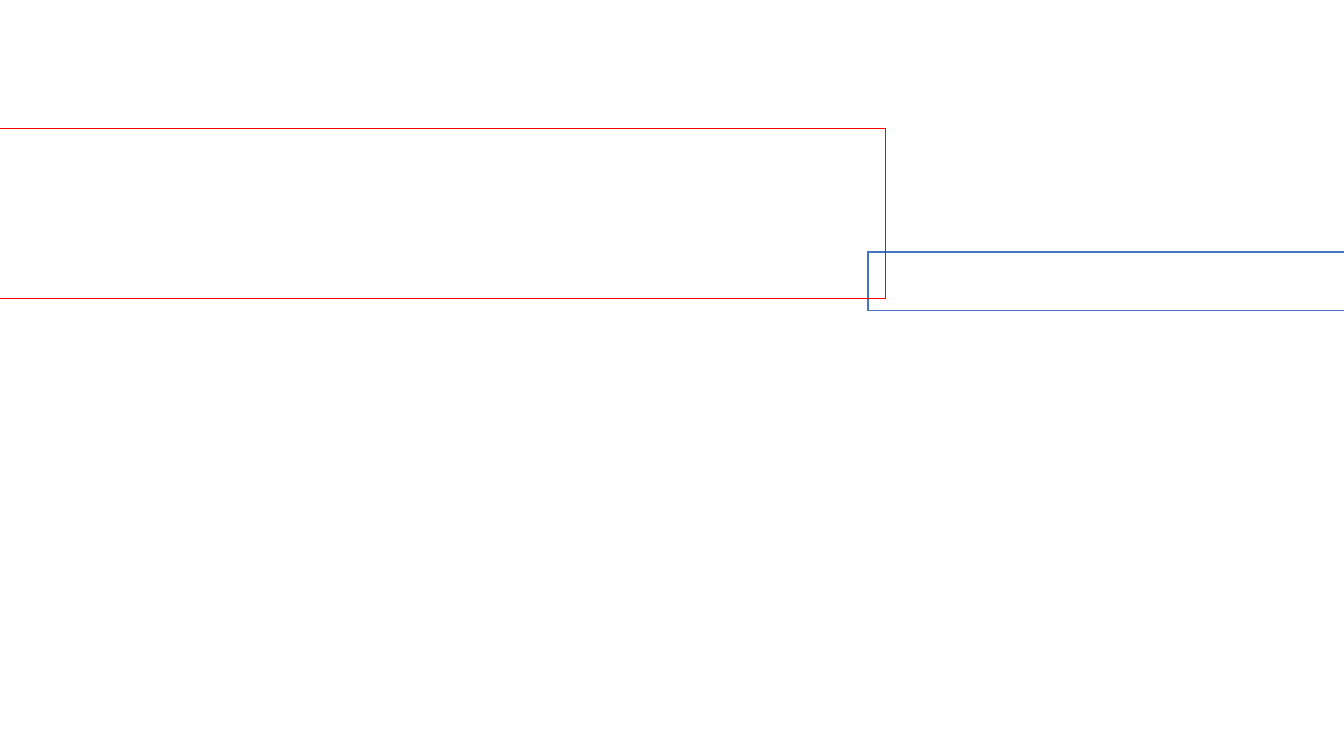
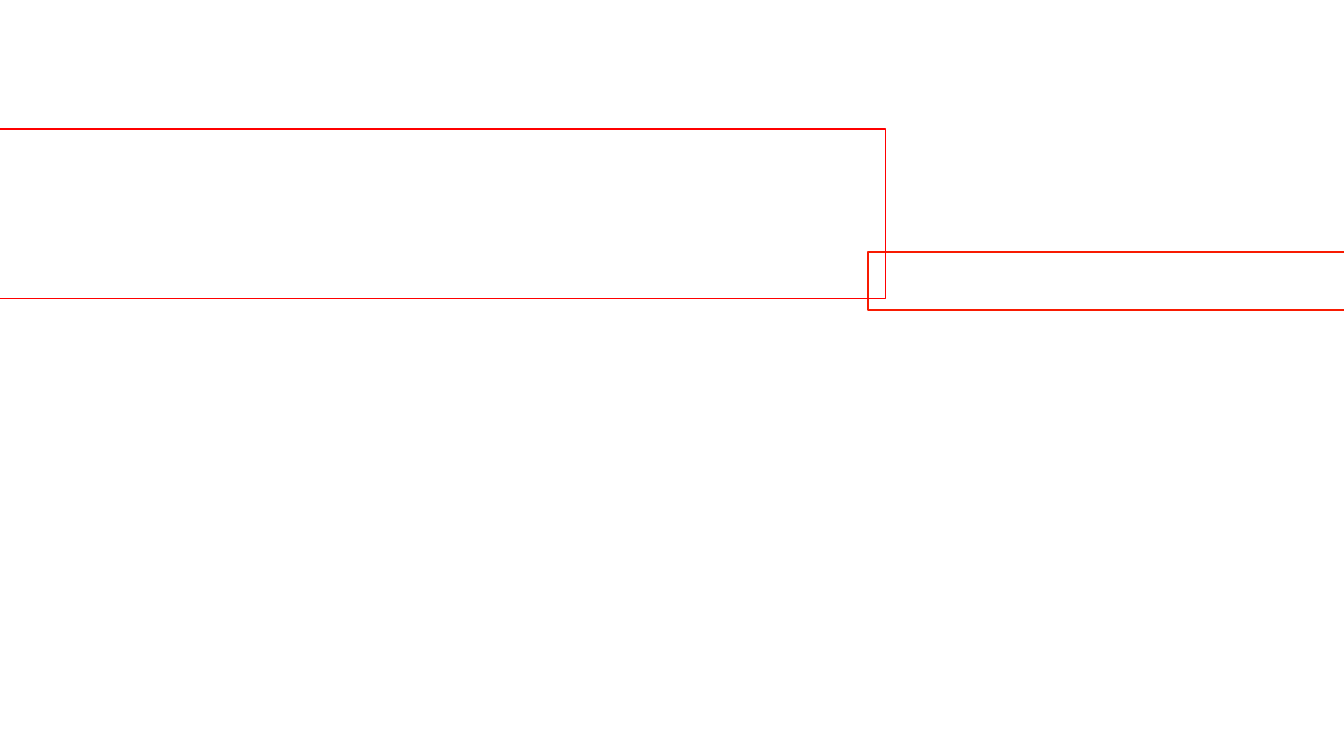
Before and after one commit to letcodesing/project, a slide deck: slide 11 of 개인1/발표용 파일/발표용.pptx. Drawn at 1344x756 pixels with LibreOffice and Linux fonts; fonts in the diff are those of the drawing; background and template pictures are left out. Boxes give left, top, right and bottom in pixels: in the first picture for what was removed or moved away, otherwise in the second. Text is boxed around its words. In the diff, an @@ line names an element or a change of style, - is before the commit and + after.

```diff
--- a/개인1/발표용 파일/발표용.pptx
+++ b/개인1/발표용 파일/발표용.pptx
@@ rectangle at (0, 129, 886, 299): outline #FF0000 1 pt to #FF0000 1.25 pt @@
@@ rectangle at (868, 252, 1344, 311): outline #4472C4 1 pt to #F81B02 1.25 pt @@
```
Also in this commit, not shown: 16 other slides changed, 14 slides added, 1 slide removed, 7 other files.
